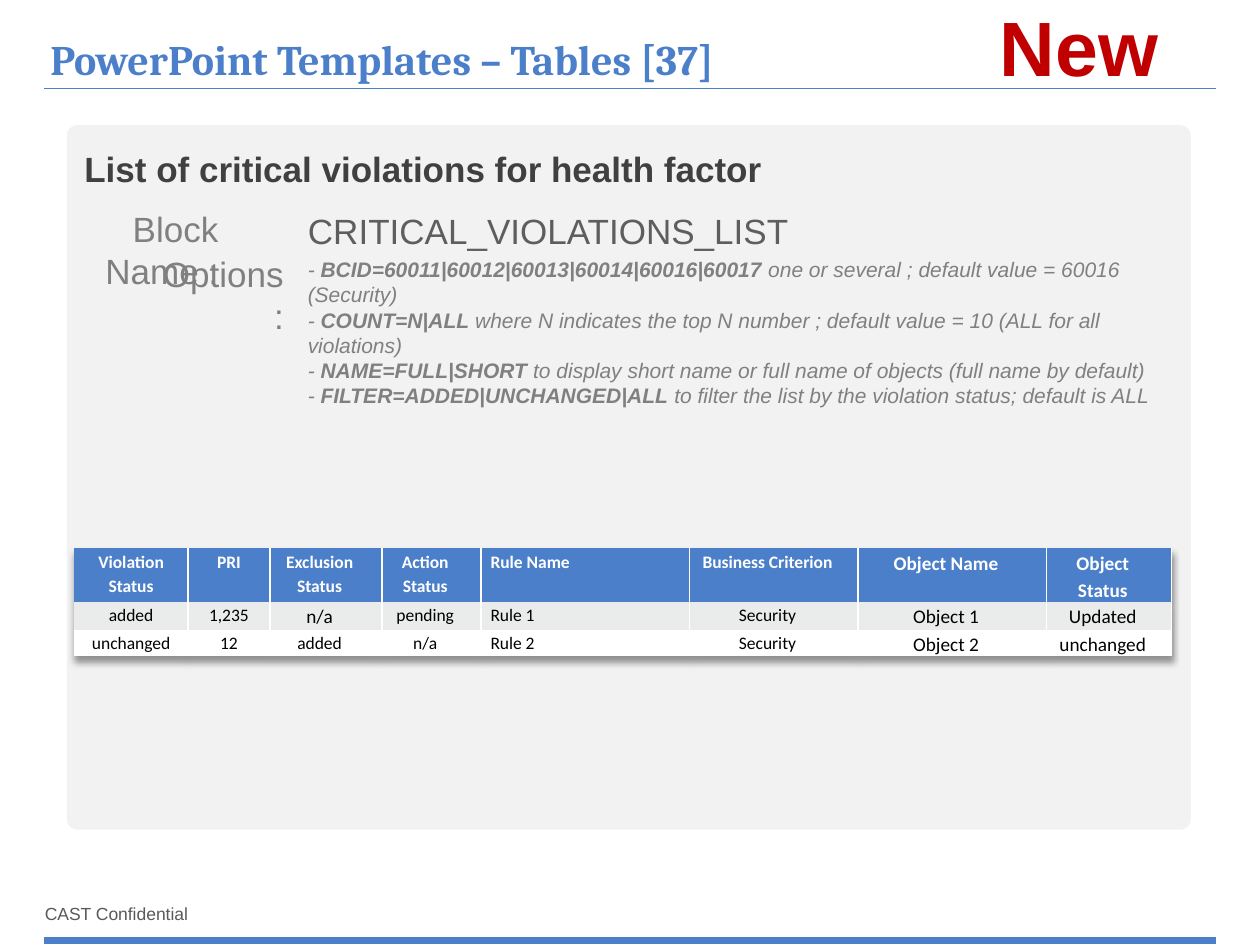
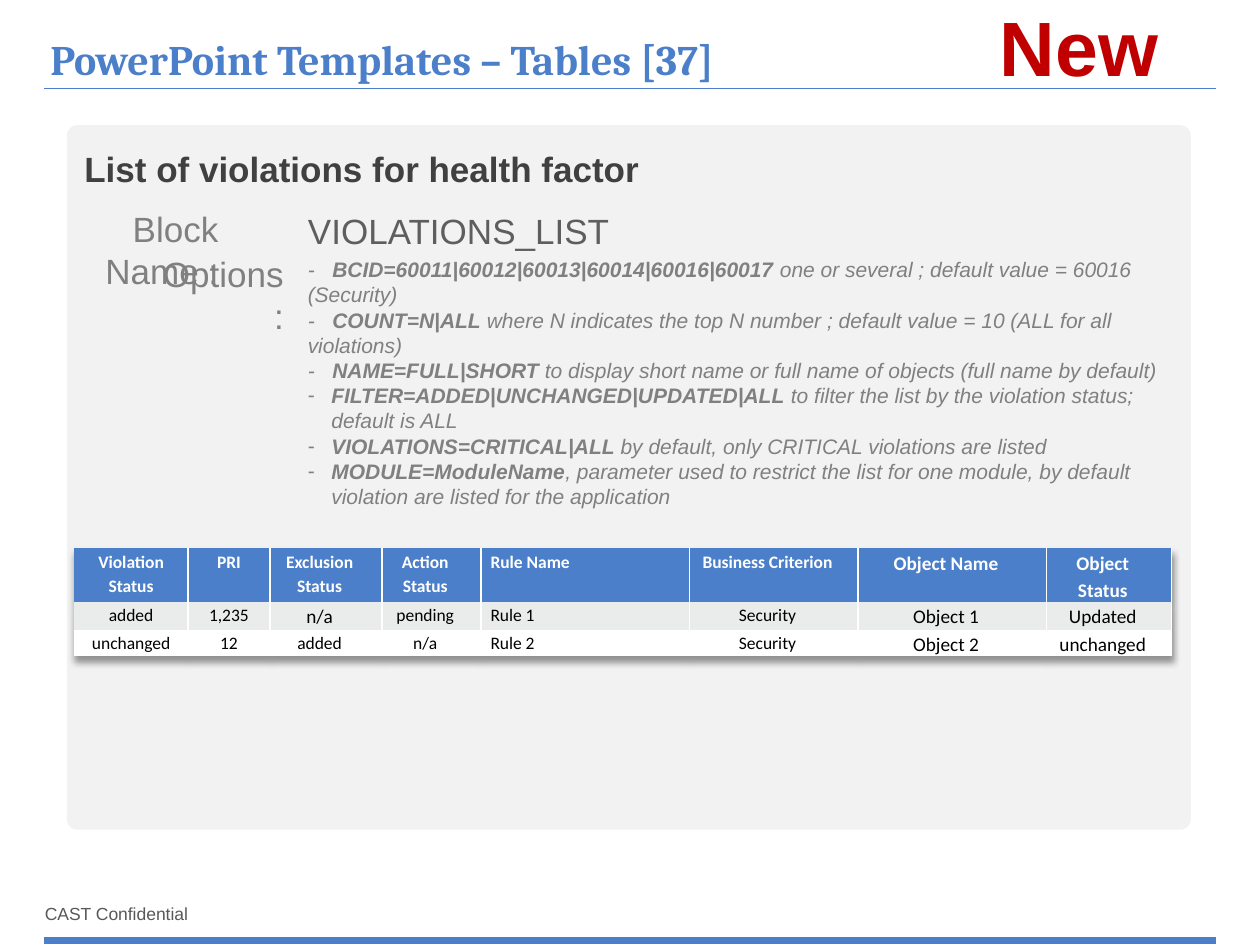
Before and after one commit to CAST-projects/ReportGenerator, a slide deck: slide 68 of CastReporting.Reporting/TemplatesFiles/1- Powerpoint-components-library.pptx. Drawn at 1260x945 pixels with LibreOffice and Linux fonts; fonts in the diff are those of the drawing; background and template pictures are left out. Boxes give left, top, right and bottom in pixels: in the first picture for what was removed or moved away, otherwise in the second. Text is boxed around its words. In the diff, an @@ line names an element or a change of style, - is before the commit and + after.

Commit message:
REPORTGEN-282 Get list of violations regarding Business criteria

```diff
--- a/CastReporting.Reporting/TemplatesFiles/1- Powerpoint-components-library.pptx
+++ b/CastReporting.Reporting/TemplatesFiles/1- Powerpoint-components-library.pptx
@@ text at [84, 156, 638, 183]: text changed @@
-List of critical violations for health factor
+List of violations for health factor
@@ text at [308, 219, 609, 250]: text changed @@
-CRITICAL_VIOLATIONS_LIST
+VIOLATIONS_LIST
@@ text at [331, 388, 1134, 509]: text changed @@
-- FILTER=ADDED|UNCHANGED|ALL to filter the list by the violation status; default is ALL
+– FILTER=ADDED|UNCHANGED|UPDATED|ALL to filter the list by the violation status; default is ALL
+– VIOLATIONS=CRITICAL|ALL by default, only CRITICAL violations are listed
+– MODULE=ModuleName, parameter used to restrict the list for one module, by default violation are listed for the application
```
Also in this commit, not shown: 9 other files.
